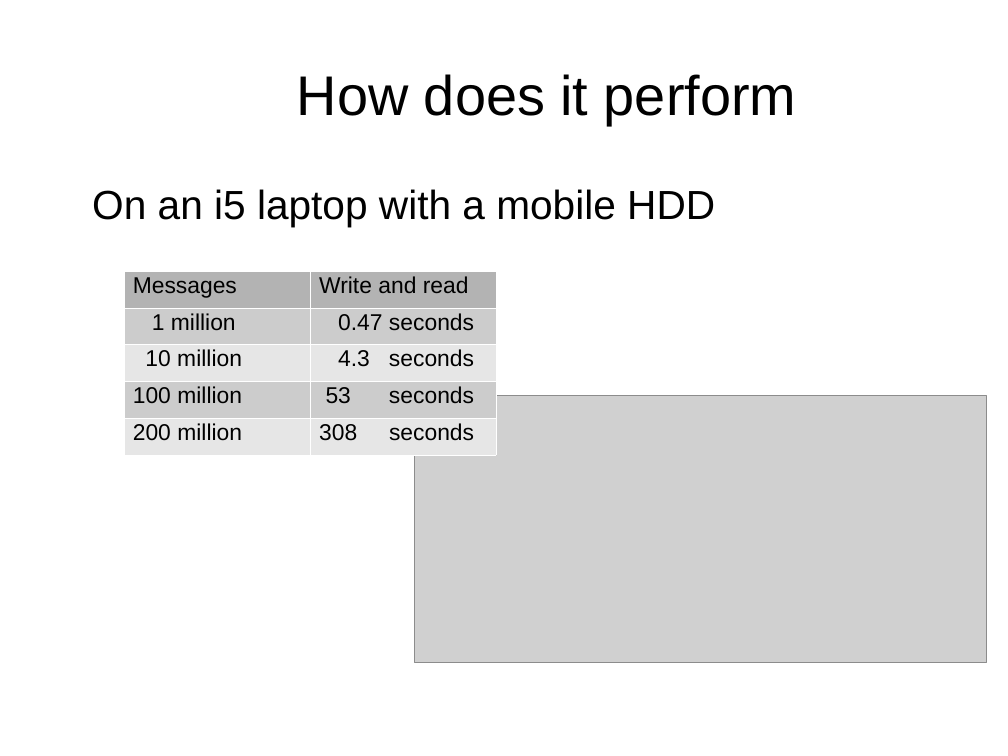
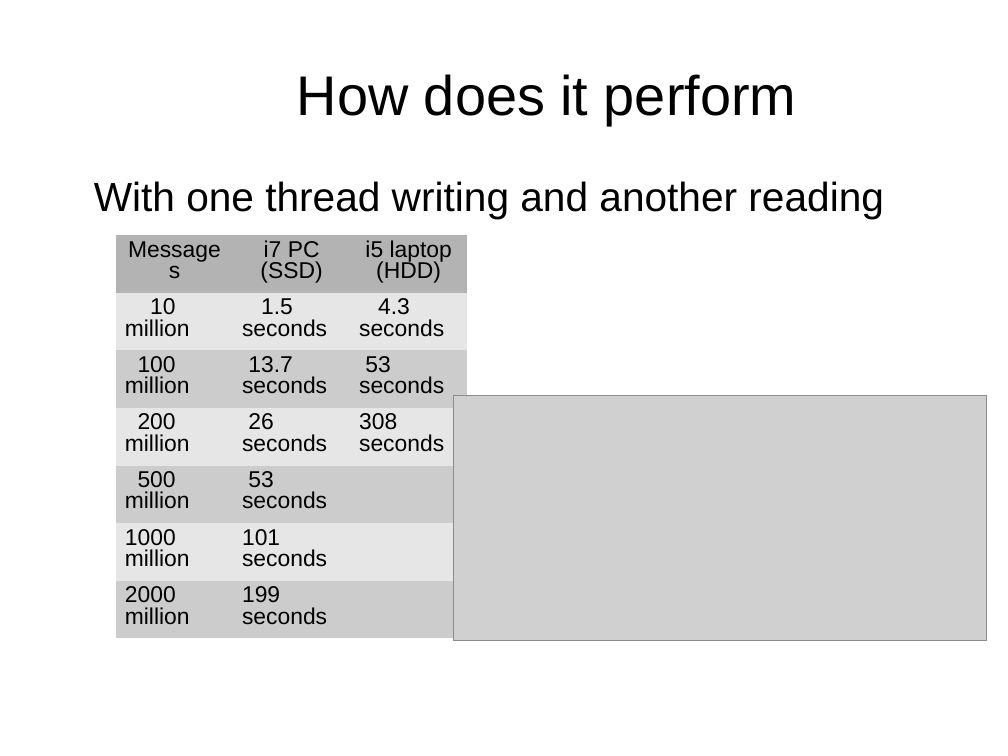
Before and after one commit to Vanilla-Java/Presentations, a slide deck: slide 11 of Introduction to Chronicle.ppt. Drawn at 1008x756 pixels with LibreOffice and Linux fonts; fonts in the diff are those of the drawing; grey boxes stand for pictures; background and template pictures are left out. Boxes give left, top, right and bottom in pixels: in the first picture for what was removed or moved away, otherwise in the second. Text is boxed around its words. In the diff, an @@ line names an element or a change of style, - is before the commit and + after.

```diff
--- a/Introduction to Chronicle.ppt
+++ b/Introduction to Chronicle.ppt
@@ text at (94,181,884,219): text changed @@
-On an i5 laptop with a mobile HDD
+With one thread writing and another reading
@@ table at (116,235,467,629) @@
-Messages | Write and read
-1 million | 0.47 seconds
-10 million | 4.3 seconds
-100 million | 53 seconds
-200 million | 308 seconds
+Messages | i7 PC (SSD) | i5 laptop (HDD)
+10 million | 1.5 seconds | 4.3 seconds
+100 million | 13.7 seconds | 53 seconds
+200 million | 26 seconds | 308 seconds
+500 million | 53 seconds | 
+1000 million | 101 seconds | 
+2000 million | 199 seconds | 
@@ table: place and size @@
-table at (123,271,497,455)
+table at (116,235,467,629)
@@ picture: place and size @@
-picture at (415,396,987,662)
+picture at (454,396,987,641)
```
Also in this commit, not shown: 7 other slides changed, 1 other file.
